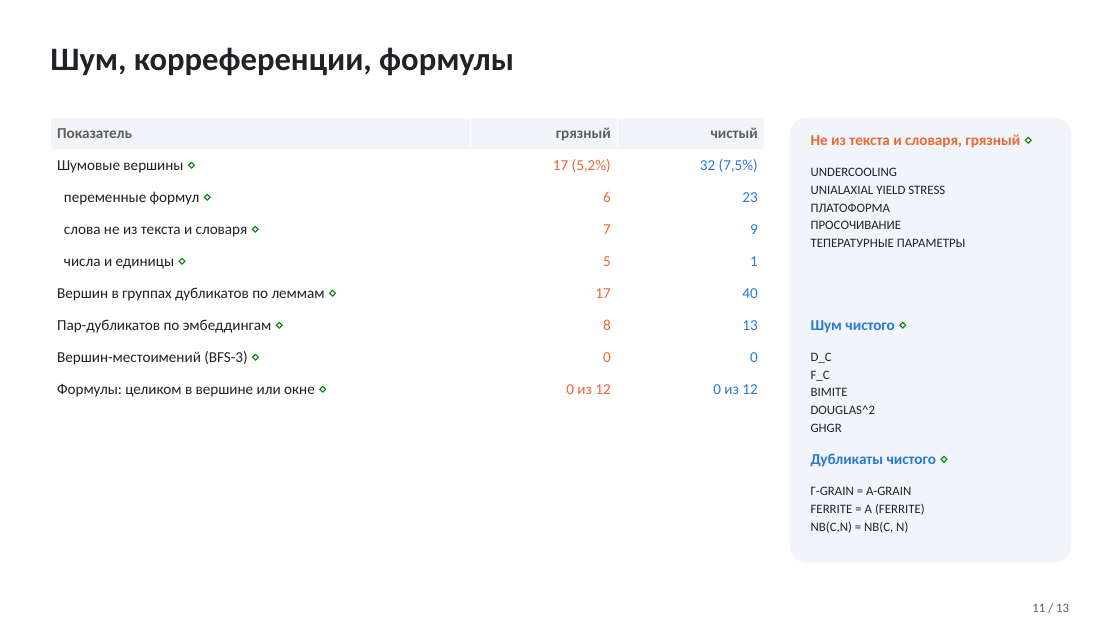
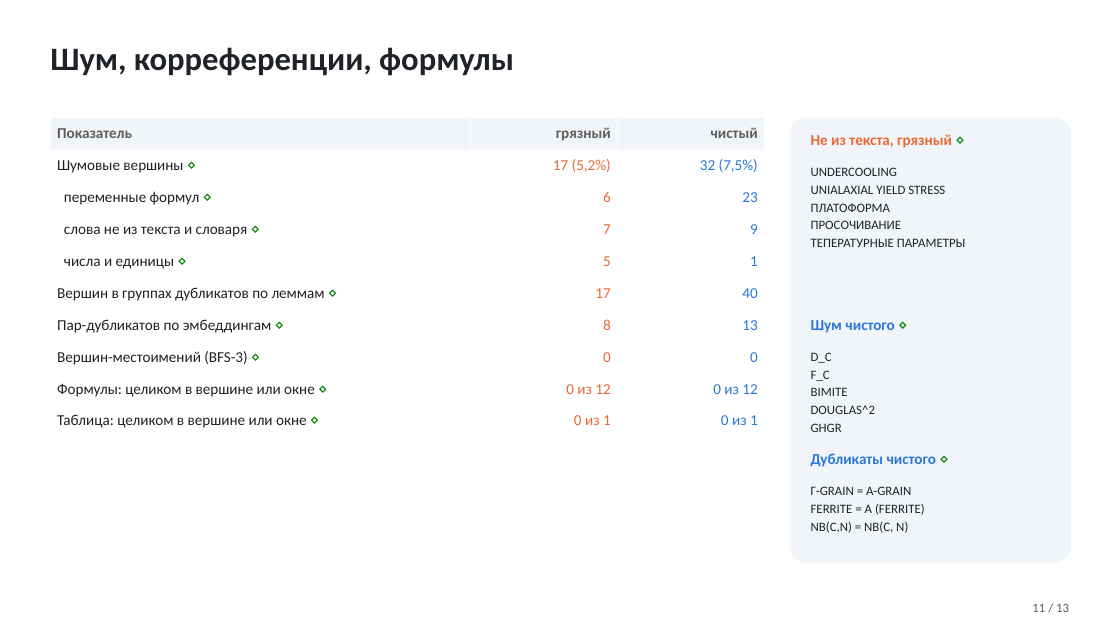
Before and after one commit to TeaDove/mam-26-1, a slide deck: slide 11 of 1-graph/lab-2/results/presentation.pptx. Drawn at 1120x630 pixels with LibreOffice and Linux fonts; fonts in the diff are those of the drawing. Boxes give left, top, right and bottom in pixels: in the first picture for what was removed or moved away, otherwise in the second. Text is boxed around its words. In the diff, an @@ line names an element or a change of style, - is before the commit and + after.

```diff
--- a/1-graph/lab-2/results/presentation.pptx
+++ b/1-graph/lab-2/results/presentation.pptx
@@ table at (x1=50, y1=118, x2=765, y2=437) @@
+row 10: Таблица: целиком в вершине или окне ⋄ | 0 из 1 | 0 из 1
@@ text at (x1=811, y1=134, x2=952, y2=148): text changed @@
-Не из текста и словаря, грязный ⋄
+Не из текста, грязный ⋄
```
Also in this commit, not shown: 3 other slides changed, 4 other files.
